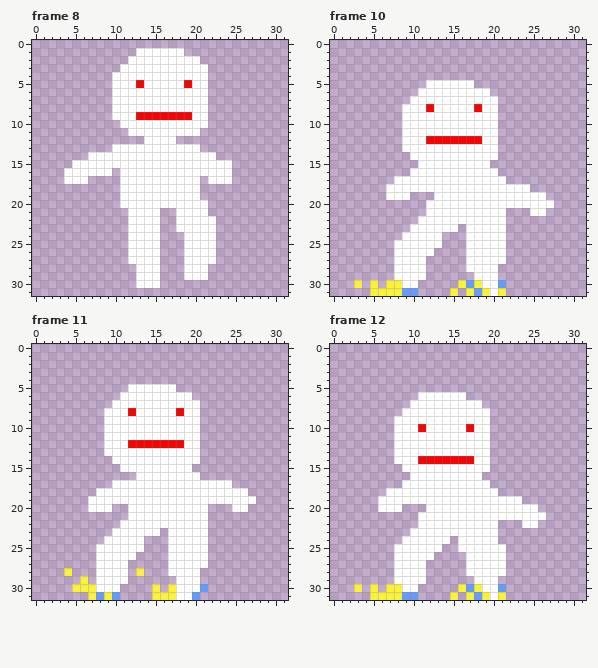
Two states of a pixel-art file, Assets/Player/Player.aseprite. The picture above was drawn from the file before the commit.
32x32 pixels, 13 frames. Shown: frame 8, frame 10, frame 11, frame 12. The commit also changed other frames, which this record leaves out.
After the commit:
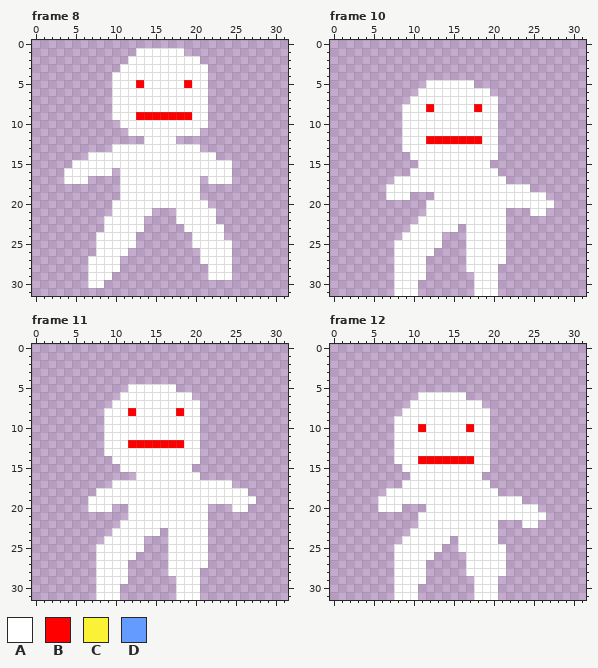
Palette (. is transparent): A #ffffff  B #ff0000  C #fbf236  D #639bff
The exact change:
layer "Layer 2" now hidden
Frame 8, layer "Layer 1":
y 20: x 10 . -> A
y 21: x 10..11 .. -> AA; x 15 A -> .; x 22 . -> A
y 22: x 9..11 ... -> AAA; x 14..15 AA -> ..
y 23: x 9..11 ... -> AAA; x 14..15 AA -> ..; x 18 A -> .; x 23 . -> A
y 24: x 8..11 .... -> AAAA; x 13..15 AAA -> ...; x 19 A -> .; x 23 . -> A
y 25: x 8..11 .... -> AAAA; x 13..15 AAA -> ...; x 19 A -> .; x 23..24 .. -> AA
y 26: x 8..15 ....AAAA -> AAAA....; x 19..20 AA -> ..; x 23..24 .. -> AA
y 27: x 7..10 .... -> AAAA; x 12..15 AAAA -> ....; x 19..20 AA -> ..; x 23..24 .. -> AA
y 28: x 7..10 .... -> AAAA; x 13..15 AAA -> ...; x 19..24 AAA... -> ...AAA
y 29: x 7..9 ... -> AAA; x 13..15 AAA -> ...; x 19..24 AAA... -> ...AAA
y 30: x 7..8 .. -> AA; x 13..15 AAA -> ...
Frame 10:
y 30: x 3 C -> .; x 5 C -> .; x 7..8 CC -> .A; x 16..18 CDC -> ..A; x 21 D -> .
y 31: x 5..10 CCCCDD -> ...AAA; x 15 C -> .; x 17..19 CDC -> .AA; x 21 C -> .
Frame 11:
y 28: x 4 C -> .; x 13 C -> .
y 29: x 6 C -> .
y 30: x 5..7 CCC -> ...; x 15 C -> .; x 17 C -> .; x 21 D -> .
y 31: x 7..10 CDCD -> .AAA; x 15..17 CCC -> ...; x 20 D -> A
Frame 12: the same change as frame 10
Pixel boxes of the changes (left, top, right, bottom) in both pictures:
changed: (88, 200, 232, 288)
changed: (354, 280, 418, 296)
changed: (450, 280, 506, 296)
changed: (64, 568, 208, 600)
changed: (354, 584, 418, 600)
changed: (450, 584, 506, 600)
